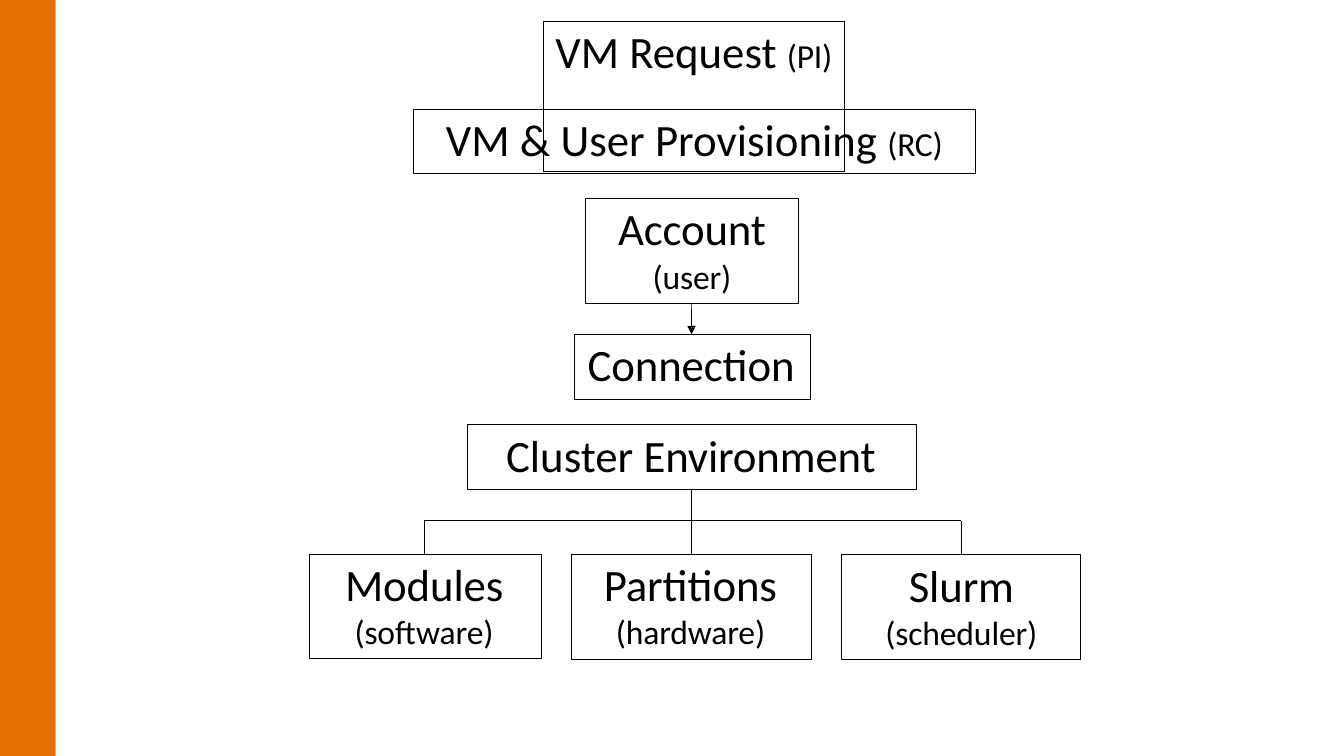
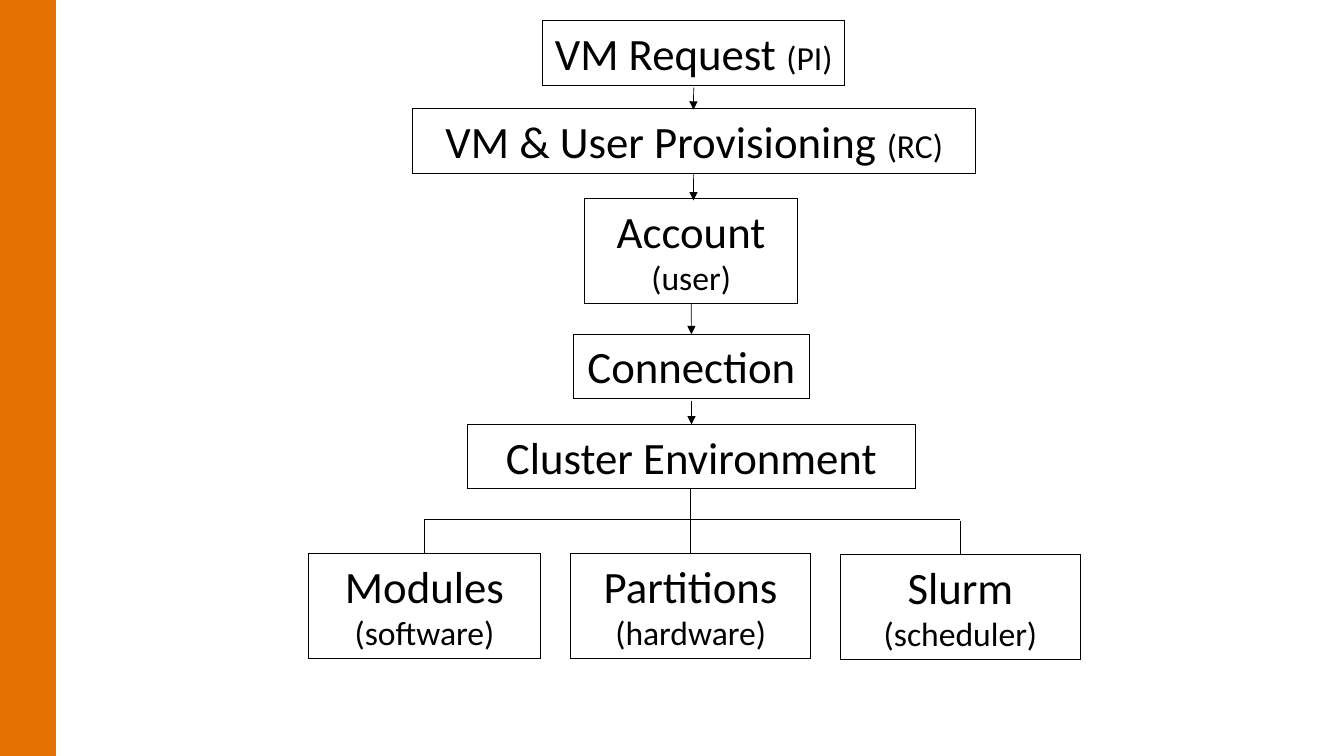
Before and after one commit to uvarc/rc-learning, a slide deck: slide 6 of content/notes/rio-intro/rio-intro.pptx. Drawn at 1344x756 pixels with LibreOffice and Linux fonts; fonts in the diff are those of the drawing; background and template pictures are left out. Boxes give left, top, right and bottom in pixels: in the first picture for what was removed or moved away, otherwise in the second. Text is boxed around its words. In the diff, an @@ line names an element or a change of style, - is before the commit and + after.

```diff
--- a/content/notes/rio-intro/rio-intro.pptx
+++ b/content/notes/rio-intro/rio-intro.pptx
@@ rectangle "VM Request (PI)" at (x1=542, y1=21, x2=844, y2=86): letter spacing -0.2 to 0 pt in "(PI)"; alignment left to centre; indent changed; less space between paragraphs; title to rectangle @@
@@ arrow added from (694, 88) to (694, 110), #000000 0.5 pt @@
@@ rectangle "VM & User Provisioning (RC)" at (x1=413, y1=109, x2=976, y2=173): letter spacing -0.2 to 0 pt in "(RC)"; alignment left to centre; indent changed; less space between paragraphs @@
@@ arrow added from (694, 173) to (694, 201), #000000 0.5 pt @@
@@ text in rectangle at (x1=617, y1=219, x2=766, y2=295): text changed @@
-Account
-(user)
+Account (user)
@@ freeform shape removed at (x1=688, y1=304, x2=696, y2=335) @@
@@ arrow added from (692, 303) to (692, 335), #000000 0.5 pt @@
@@ rectangle "Connection" at (x1=574, y1=335, x2=809, y2=399): letter spacing -0.1 to 0 pt; alignment left to centre; indent changed; less space between paragraphs @@
@@ arrow added from (692, 401) to (692, 424), #000000 0.5 pt @@
@@ rectangle "Cluster Environment" at (x1=467, y1=424, x2=915, y2=489): letter spacing -0.1 to 0 pt in "Environment"; alignment left to centre; indent changed; less space between paragraphs @@
@@ rectangle "Slurm (scheduler)" at (x1=841, y1=555, x2=1081, y2=659): fill none to #FFFFFF @@
@@ text in rectangle at (x1=345, y1=572, x2=504, y2=650): text changed @@
-Modules
-(software)
+Modules (software)
@@ text in rectangle at (x1=604, y1=572, x2=778, y2=650): text changed @@
-Partitions
-(hardware)
+Partitions (hardware)
@@ text in rectangle at (x1=884, y1=573, x2=1037, y2=651): text changed @@
-Slurm
-(scheduler)
+Slurm (scheduler)
```
Also in this commit, not shown: 26 other slides changed, 13 slides added, 3 slides removed, 1 other file.
